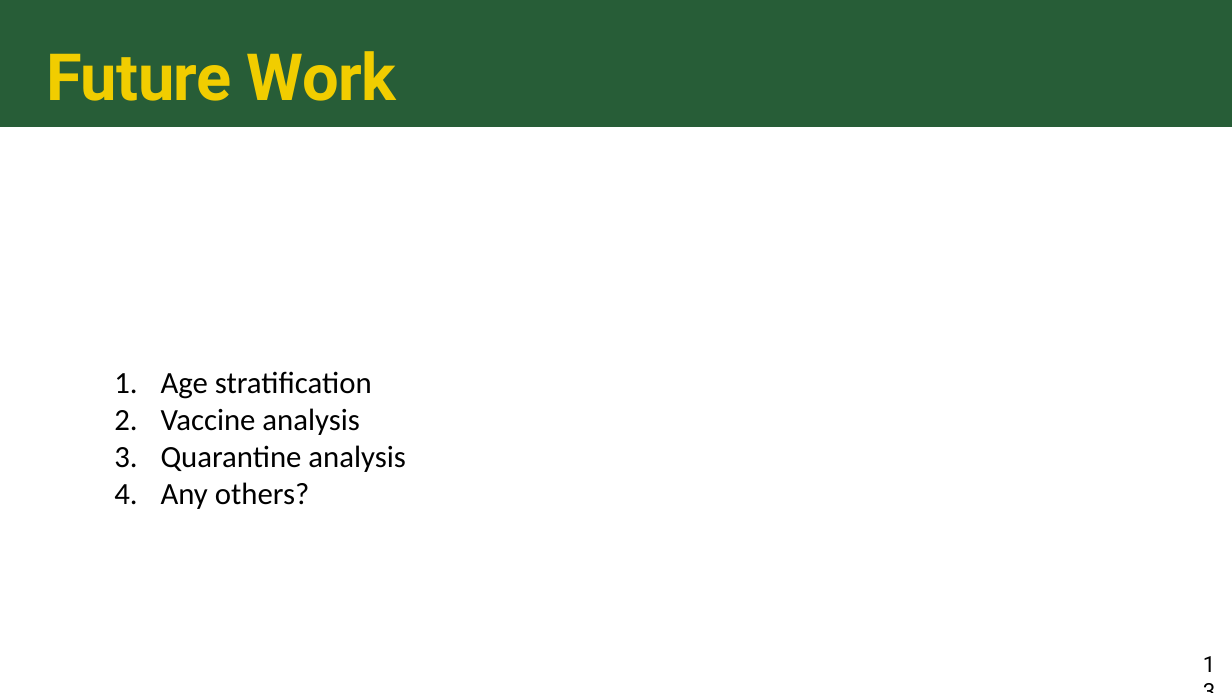
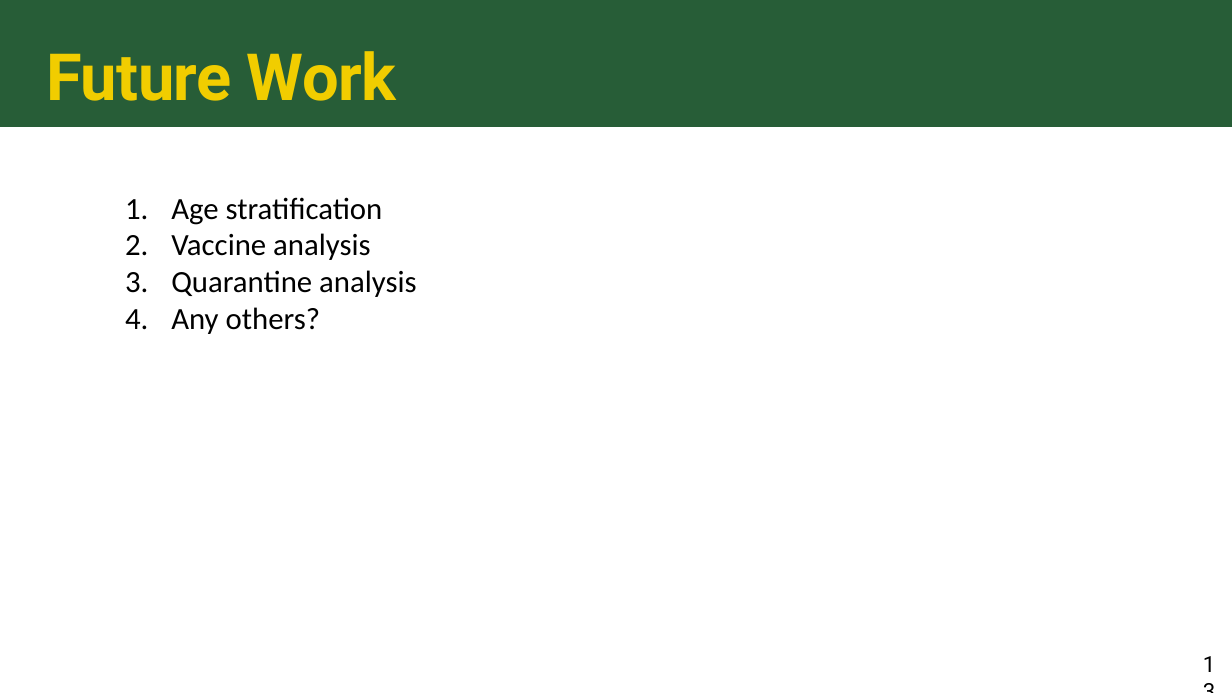
Before and after one commit to colbychristian/mpox_sier, a slide deck: slide 13 of Mpox_education_PPT.pptx. Drawn at 1232x693 pixels with LibreOffice and Linux fonts; fonts in the diff are those of the drawing. Boxes give left, top, right and bottom in pixels: in the first picture for what was removed or moved away, otherwise in the second. Text is boxed around its words. In the diff, an @@ line names an element or a change of style, - is before the commit and + after.

```diff
--- a/Mpox_education_PPT.pptx
+++ b/Mpox_education_PPT.pptx
@@ text "Age stratification": place and size @@
-text "Age stratification" at [161,371,406,509]
+text "Age stratification" at [171,197,417,334]
```
Also in this commit, not shown: 2 other slides changed, 4 slides added, 1 slide removed.
